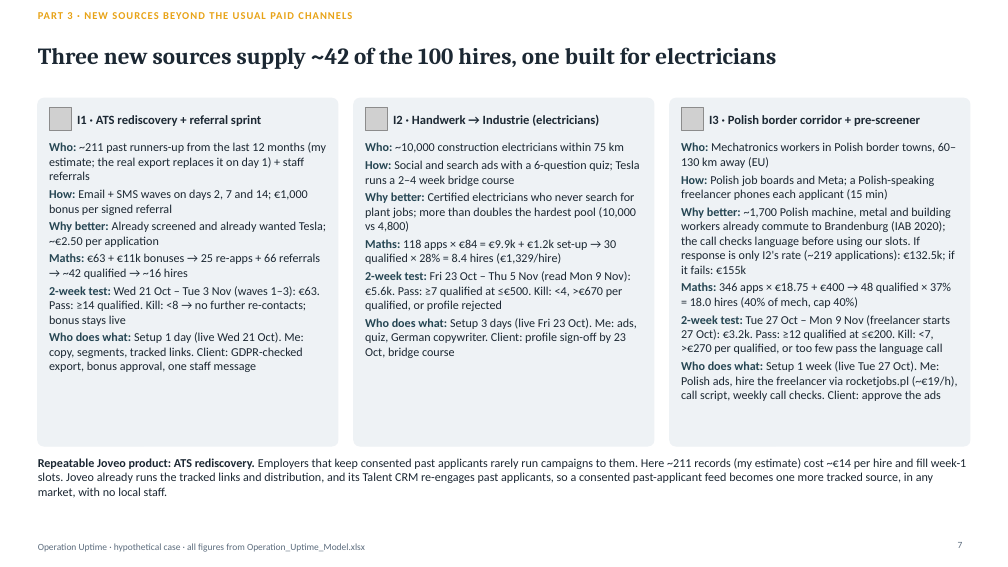
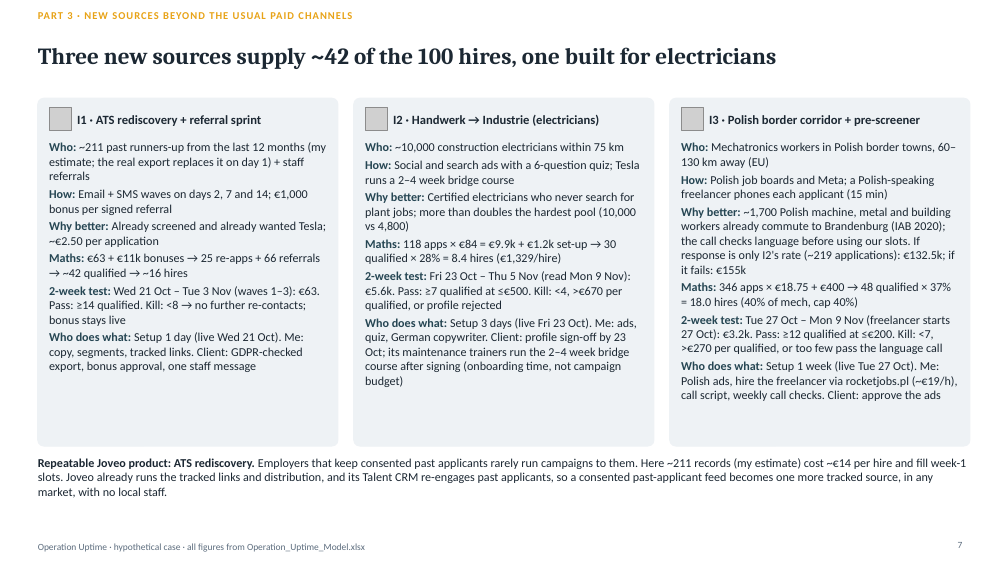
Before and after one commit to Anurag160596/haystack, a slide deck: slide 7 of operation_uptime/Operation_Uptime_Deck.pptx. Drawn at 1008x567 pixels with LibreOffice and Linux fonts; fonts in the diff are those of the drawing; grey boxes stand for pictures. Boxes give left, top, right and bottom in pixels: in the first picture for what was removed or moved away, otherwise in the second. Text is boxed around its words. In the diff, an @@ line names an element or a change of style, - is before the commit and + after.

```diff
--- a/operation_uptime/Operation_Uptime_Deck.pptx
+++ b/operation_uptime/Operation_Uptime_Deck.pptx
@@ text at (365, 318, 637, 387): text changed @@
-Who does what: Setup 3 days (live Fri 23 Oct). Me: ads, quiz, German copywriter. Client: profile sign-off by 23 Oct, bridge course
+Who does what: Setup 3 days (live Fri 23 Oct). Me: ads, quiz, German copywriter. Client: profile sign-off by 23 Oct; its maintenance trainers run the 2–4 week bridge course after signing (onboarding time, not campaign budget)
```
Also in this commit, not shown: 1 other slide changed, 2 other files.
